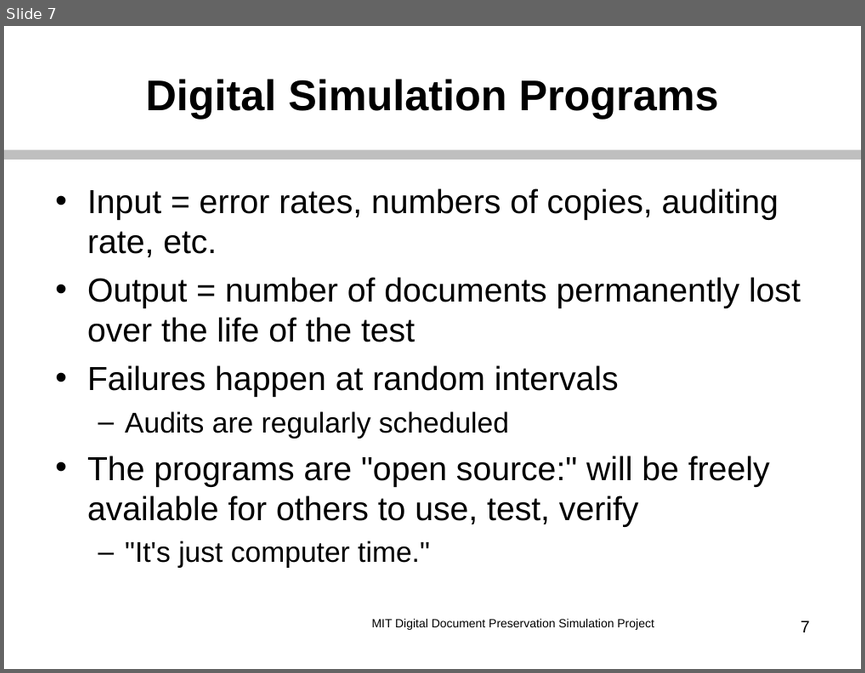
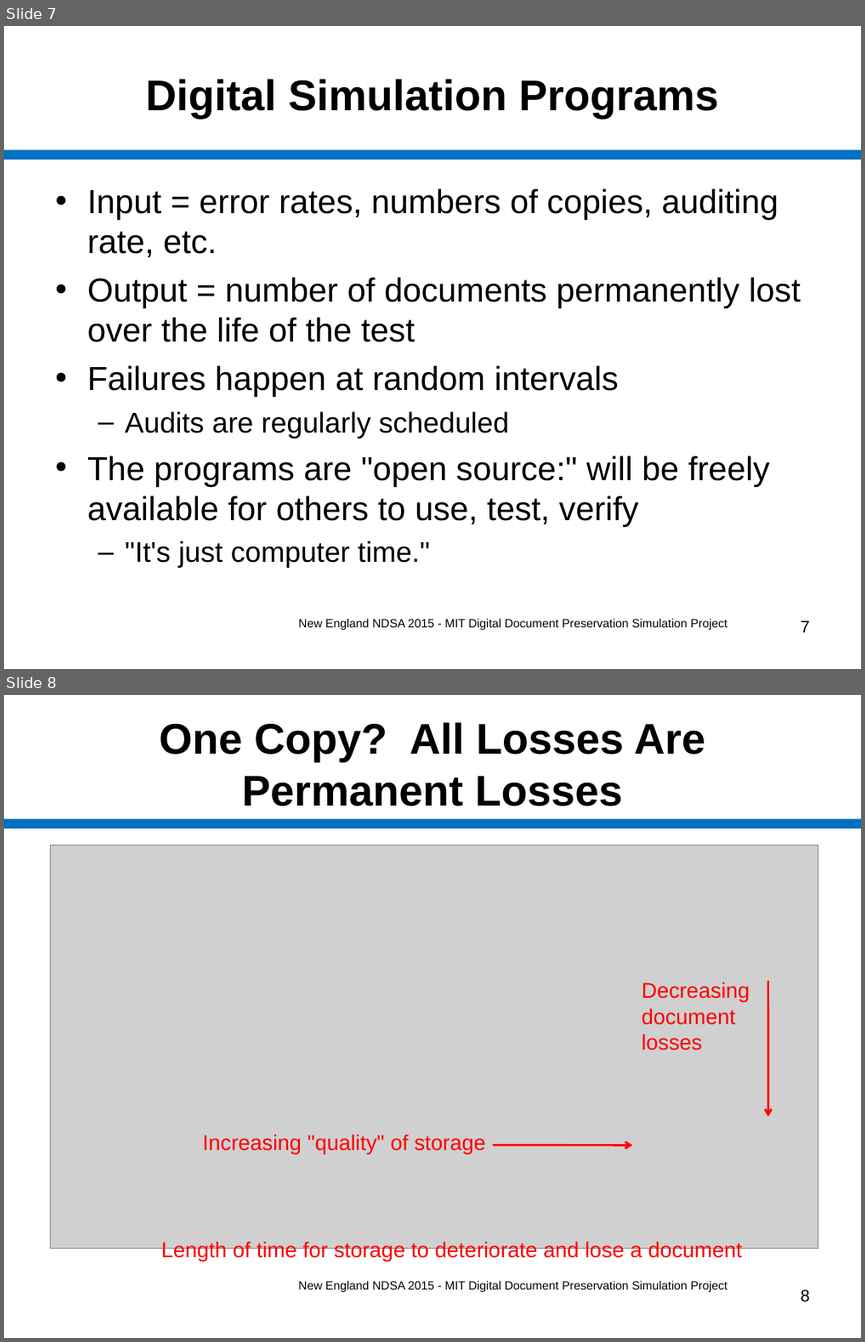
Before and after one commit to MIT-Informatics/PreservationSimulation, a slide deck: shelf/docs/Slides_NewEnglandNDSA.ppt. Shown one above the other, each under a label of ours: slide 7 before the commit, slides 7 and 8 after it. The pictures are 865x673 and 865x1342 pixels, drawn with LibreOffice and Linux fonts; fonts in the diff are those of the drawing; grey boxes stand for pictures. Boxes give left, top, right and bottom in pixels: in the first picture for what was removed or moved away, otherwise in the second. Text is boxed around its words. In the diff, an @@ line names an element or a change of style, - is before the commit and + after.

Commit message:
Fill out slides for New Eng NDSA mtg on Friday.

```diff
--- a/shelf/docs/Slides_NewEnglandNDSA.ppt
+++ b/shelf/docs/Slides_NewEnglandNDSA.ppt
@@ slide 8 added at [4, 695, 861, 1338], background #FFFFFF; not listed: 1 template element that a slide beside it also shows @@
@@ title added at [159, 722, 705, 806], 36 pt, text #000000, bold @@
+One Copy? All Losses Are Permanent Losses
@@ picture added at [50, 845, 818, 1248] @@
@@ text added at [642, 981, 749, 1050], 18 pt, text #FF0000 @@
+Decreasing
+document
+losses
@@ arrow added from (768, 981) to (768, 1117), #FF0000 1.76 pt @@
@@ text added at [203, 1134, 486, 1155], 18 pt, text #FF0000 @@
+Increasing "quality" of storage
@@ arrow added from (493, 1145) to (632, 1145), #FF0000 1.76 pt @@
@@ text added at [161, 1240, 743, 1262], 18 pt, text #FF0000 @@
+Length of time for storage to deteriorate and lose a document
@@ text added at [298, 1281, 727, 1292], 10 pt, text #000000 @@
+New England NDSA 2015 - MIT Digital Document Preservation Simulation Project
@@ page number added at [800, 1289, 810, 1302], 14 pt, text #000000 @@
+8
@@ slide 7 changed as well @@
@@ line (4, 154) - (861, 154): stroke #BFBFBF 7.99 pt to #0070C0 7.99 pt @@
@@ text at [298, 618, 727, 630]: text changed @@
-MIT Digital Document Preservation Simulation Project
+New England NDSA 2015 - MIT Digital Document Preservation Simulation Project
```
Also in this commit, not shown: 11 other slides changed, 5 other slides added, 7 other files.
